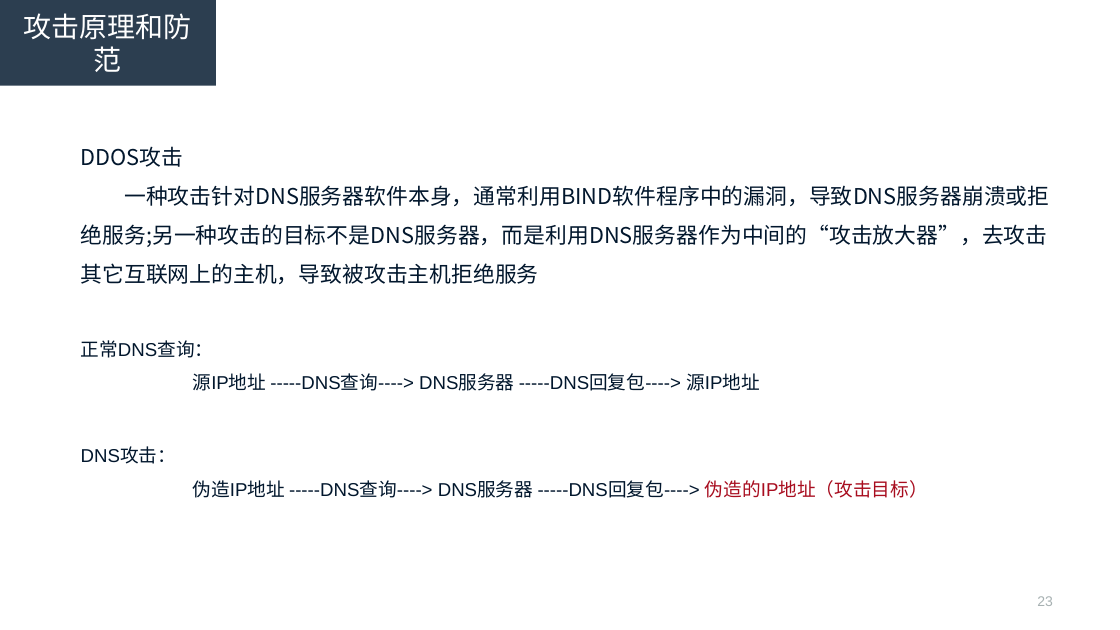
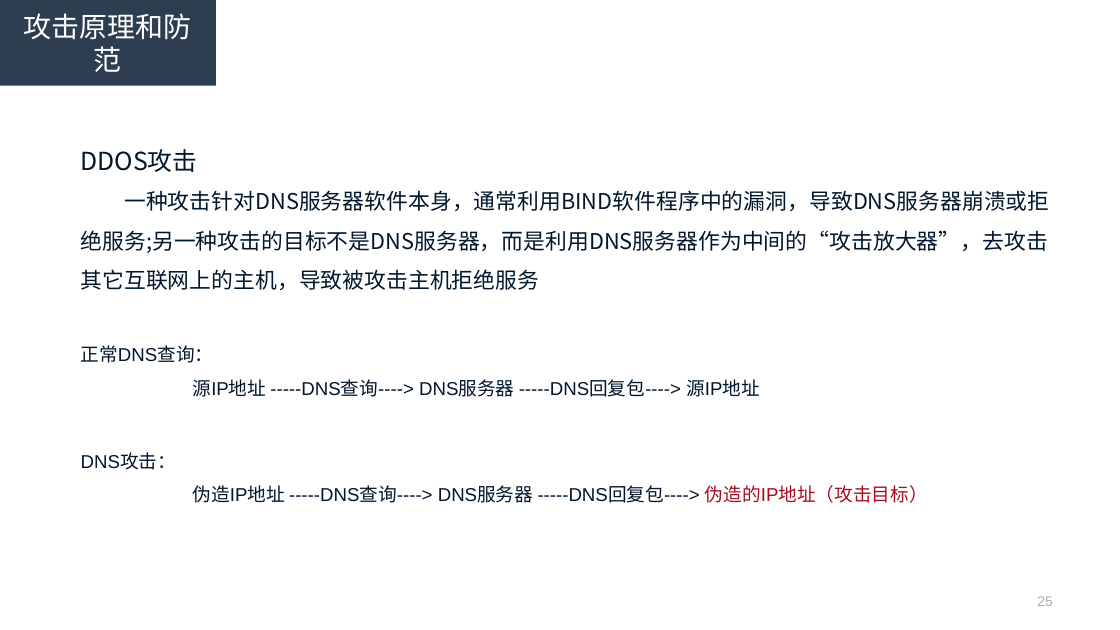
Before and after one commit to R-Lin/Simple_scripts, a slide deck: slide 25 of dns.ppt (slide 23 before the commit). Drawn at 1120x630 pixels with LibreOffice and Linux fonts; fonts in the diff are those of the drawing. Boxes give left, top, right and bottom in pixels: in the first picture for what was removed or moved away, otherwise in the second. Text is boxed around its words. In the diff, an @@ line names an element or a change of style, - is before the commit and + after.

```diff
--- a/dns.ppt
+++ b/dns.ppt
@@ text at (81,149,198,172): size 14 to 16 pt in "DDOS攻击" @@
@@ page number at (1037,596,1053,606): text changed @@
-23
+25
```
Also in this commit, not shown: 5 other slides changed, 3 slides added, 1 slide removed, 1 other file.
